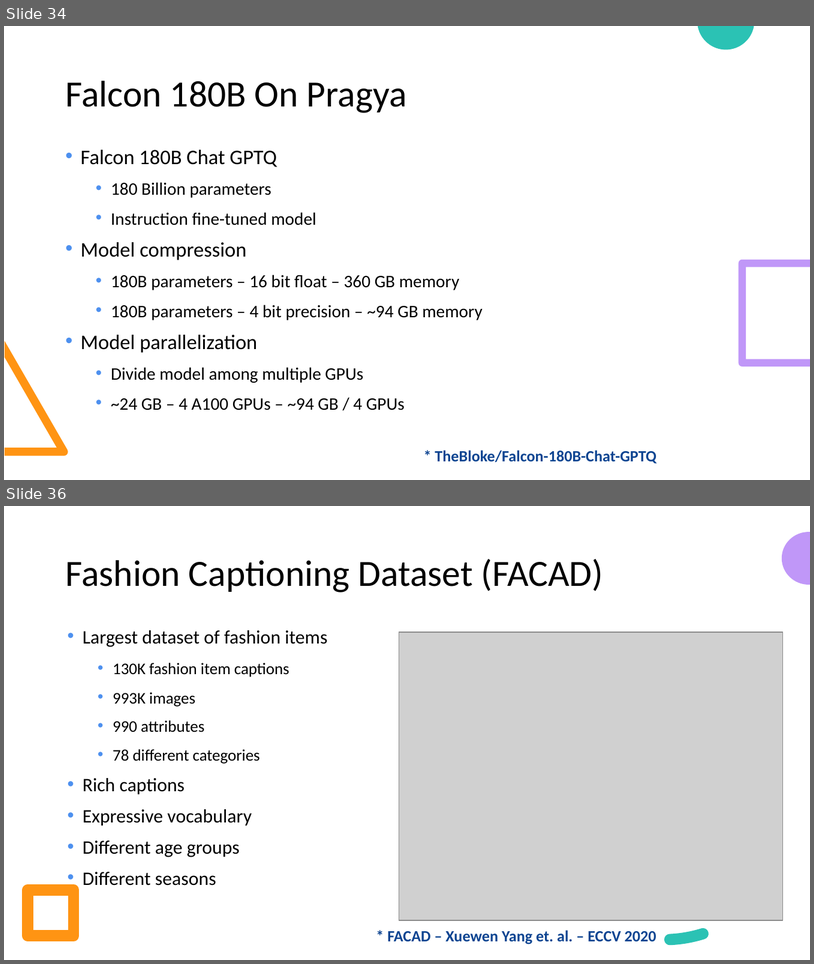
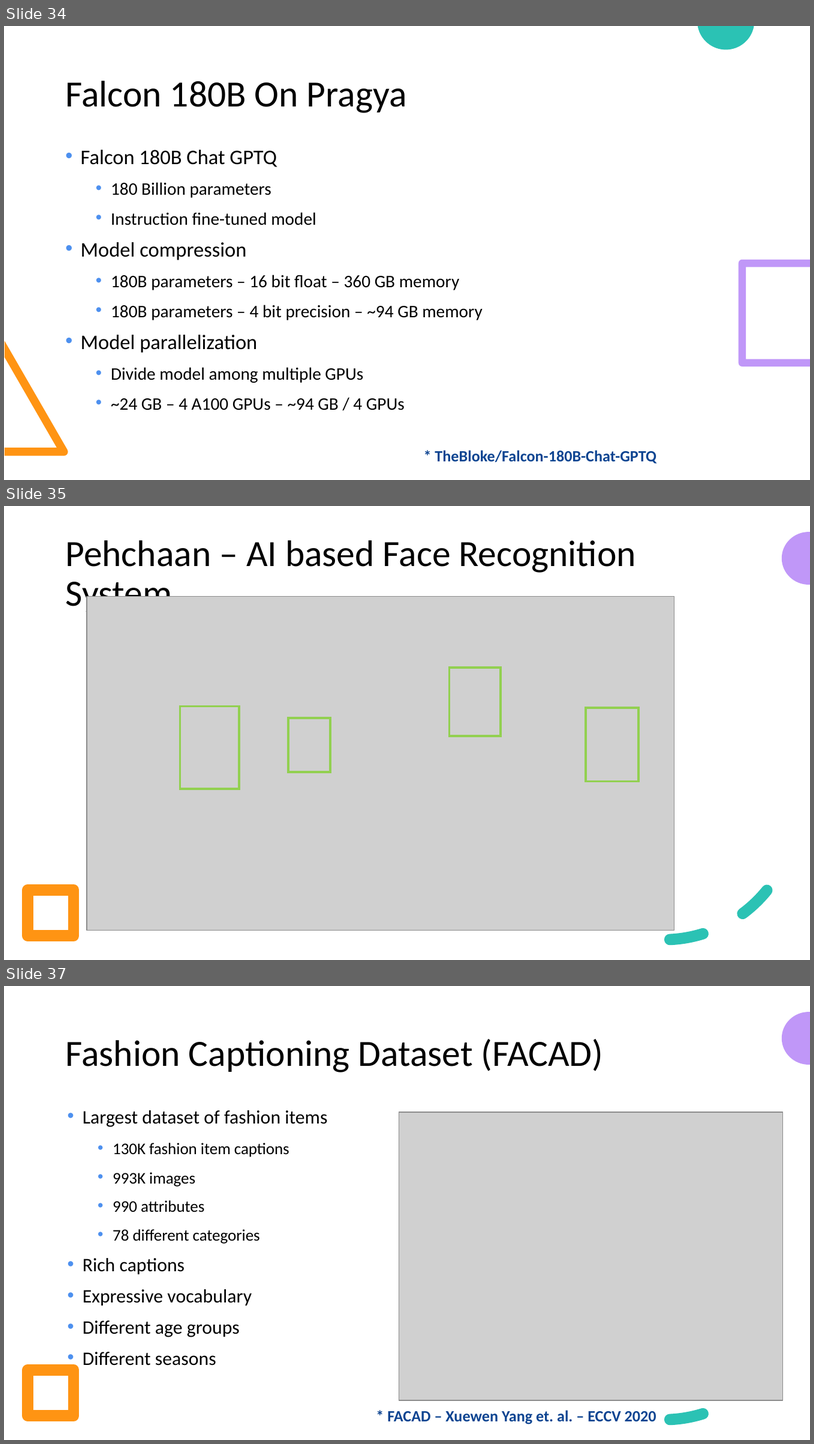
Before and after one commit to look4pritam/LargeLanguageModels, a slide deck: Presentations/IUAC-2024/Introduction_to_Large_Language_Models-From_Foundation_to_Real_World_Applications.pptx. Shown one above the other, each under a label of ours: slides 34 and 36 before the commit, slides 34, 35 and 37 after it; the slides between them are not shown. The pictures are 814x964 and 814x1444 pixels, drawn with LibreOffice and Linux fonts; fonts in the diff are those of the drawing; grey boxes stand for pictures. Boxes give left, top, right and bottom in pixels: in the first picture for what was removed or moved away, otherwise in the second. Text is boxed around its words. In the diff, an @@ line names an element or a change of style, - is before the commit and + after.

```diff
--- a/Presentations/IUAC-2024/Introduction_to_Large_Language_Models-From_Foundation_to_Real_World_Applications.pptx
+++ b/Presentations/IUAC-2024/Introduction_to_Large_Language_Models-From_Foundation_to_Real_World_Applications.pptx
@@ slide 35 added at [4,506,810,960], background #FFFFFF; not listed: 3 template elements that a slide beside it also shows @@
@@ title added at [65,540,637,615], 33 pt, text #000000 @@
+Pehchaan – AI based Face Recognition System
@@ group added at [87,597,675,930]: 4 rectangles, 1 picture @@
@@ what was slide 36 is now slide 37 @@
```
Also in this commit, not shown: 4 slides changed, 3 other slides added.
